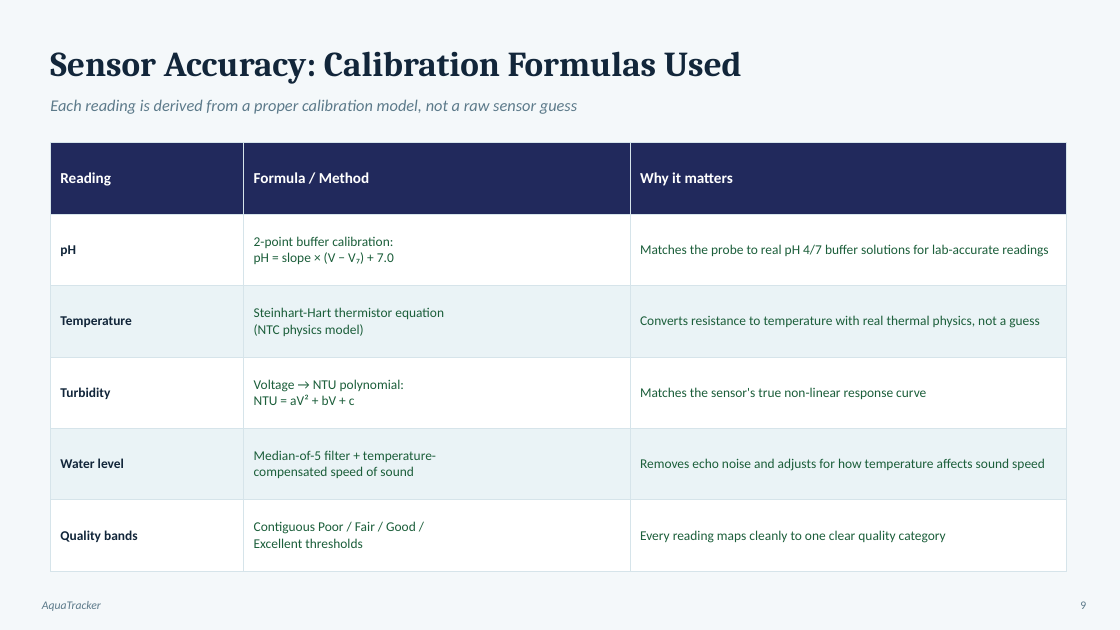
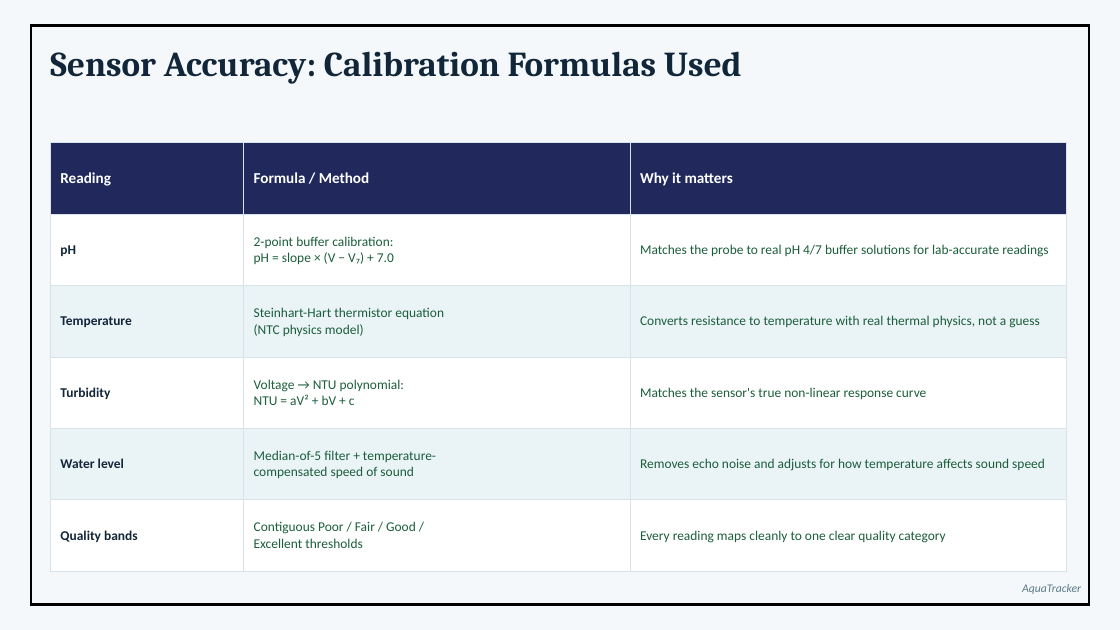
Before and after one commit to RahulR-007/AquaTracker, a slide deck: slide 9 of docs/presentations/AquaTracker_Presentation.pptx. Drawn at 1120x630 pixels with LibreOffice and Linux fonts; fonts in the diff are those of the drawing. Boxes give left, top, right and bottom in pixels: in the first picture for what was removed or moved away, otherwise in the second. Text is boxed around its words. In the diff, an @@ line names an element or a change of style, - is before the commit and + after.

```diff
--- a/docs/presentations/AquaTracker_Presentation.pptx
+++ b/docs/presentations/AquaTracker_Presentation.pptx
@@ rectangle added at bbox=[31, 26, 1090, 605], outline #000000 2.25 pt @@
@@ text removed at bbox=[50, 99, 577, 114] @@
-Each reading is derived from a proper calibration model, not a raw sensor guess
@@ text "AquaTracker": place and size @@
-text "AquaTracker" at bbox=[42, 601, 101, 611]
+text "AquaTracker" at bbox=[1022, 584, 1081, 594]
@@ text removed at bbox=[1080, 601, 1086, 609] @@
-9
```
Also in this commit, not shown: 10 other slides changed, 1 slide added, 1 slide removed, 2 other files.
